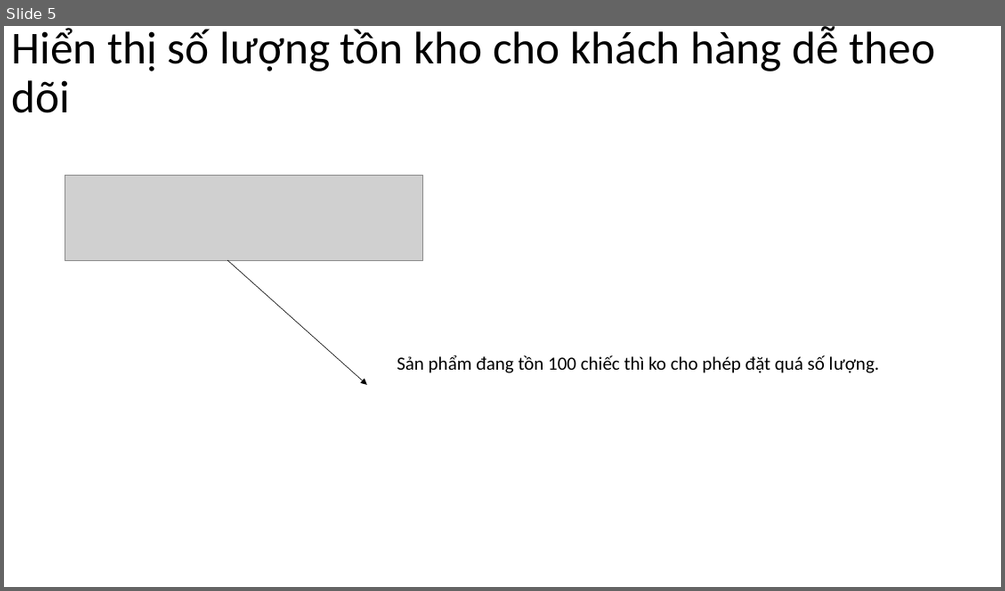
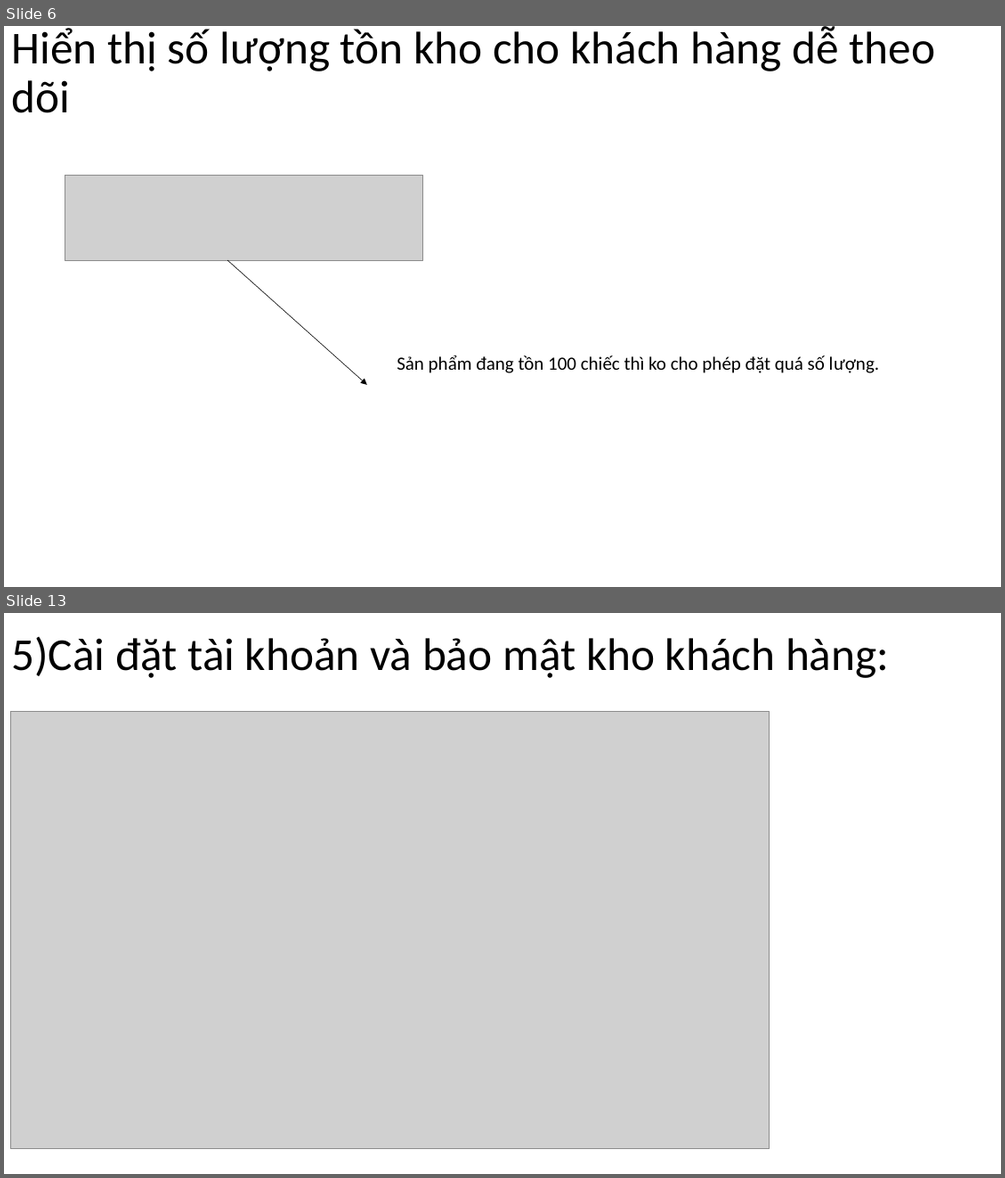
Before and after one commit to DangVanDoan05/WordPress, a slide deck: Woocommerce Toàn Tập A - Z.pptx. Shown one above the other, each under a label of ours: slide 5 before the commit, slides 6 and 13 after it; the slides between them are not shown. The pictures are 1005x591 and 1005x1178 pixels, drawn with LibreOffice and Linux fonts; fonts in the diff are those of the drawing; grey boxes stand for pictures. Boxes give left, top, right and bottom in pixels: in the first picture for what was removed or moved away, otherwise in the second. Text is boxed around its words. In the diff, an @@ line names an element or a change of style, - is before the commit and + after.

```diff
--- a/Woocommerce Toàn Tập A - Z.pptx
+++ b/Woocommerce Toàn Tập A - Z.pptx
@@ slide 13 added at (x1=4, y1=613, x2=1001, y2=1174), background #FFFFFF @@
@@ title added at (x1=11, y1=637, x2=889, y2=678), 44 pt, text #000000 @@
+5)Cài đặt tài khoản và bảo mật kho khách hàng:
@@ picture added at (x1=11, y1=712, x2=769, y2=1149) @@
@@ what was slide 5 is now slide 6 @@
```
Also in this commit, not shown: 2 slides changed, 12 other slides added, 2 slides removed, 1 other file.
